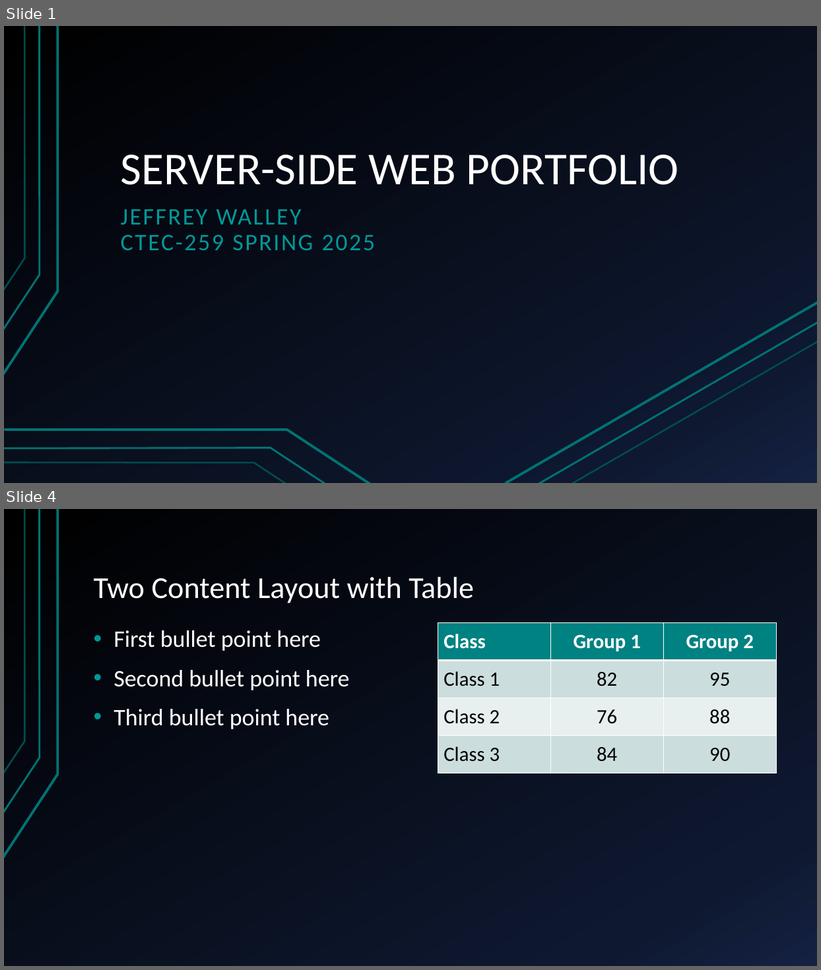
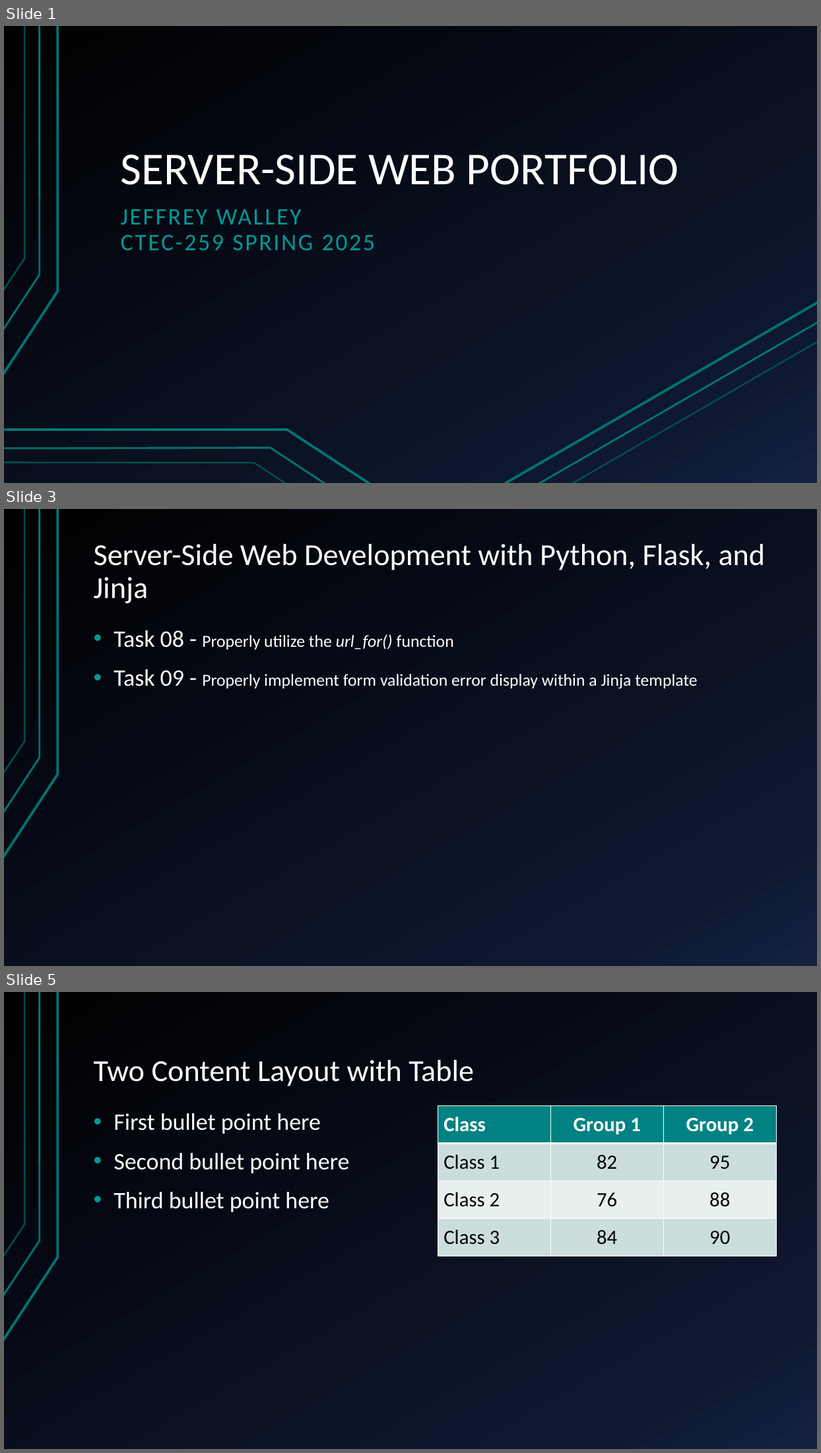
Before and after one commit to Ploppa-Smurph/projects, a slide deck: python/259_projects/portfolio/portfolio_01.pptx. Shown one above the other, each under a label of ours: slides 1 and 4 before the commit, slides 1, 3 and 5 after it; the slides between them are not shown. The pictures are 821x970 and 821x1453 pixels, drawn with LibreOffice and Linux fonts; fonts in the diff are those of the drawing. Boxes give left, top, right and bottom in pixels: in the first picture for what was removed or moved away, otherwise in the second. Text is boxed around its words. In the diff, an @@ line names an element or a change of style, - is before the commit and + after.

```diff
--- a/python/259_projects/portfolio/portfolio_01.pptx
+++ b/python/259_projects/portfolio/portfolio_01.pptx
@@ slide 3 added at [4,509,817,966], background gradient #000000 to #0F1931 to #142242; not listed: 3 template elements that a slide beside it also shows @@
@@ title added at [94,544,766,603], 36 pt, text #FFFFFF @@
+Server-Side Web Development with Python, Flask, and Jinja
@@ text added at [114,630,697,689], 20 pt, text #FFFFFF @@
+• Task 08 - Properly utilize the url_for() function
+• Task 09 - Properly implement form validation error display within a Jinja template
@@ what was slide 4 is now slide 5 @@
```
Also in this commit, not shown: 2 slides changed, 2 other slides added, 2 slides removed.
